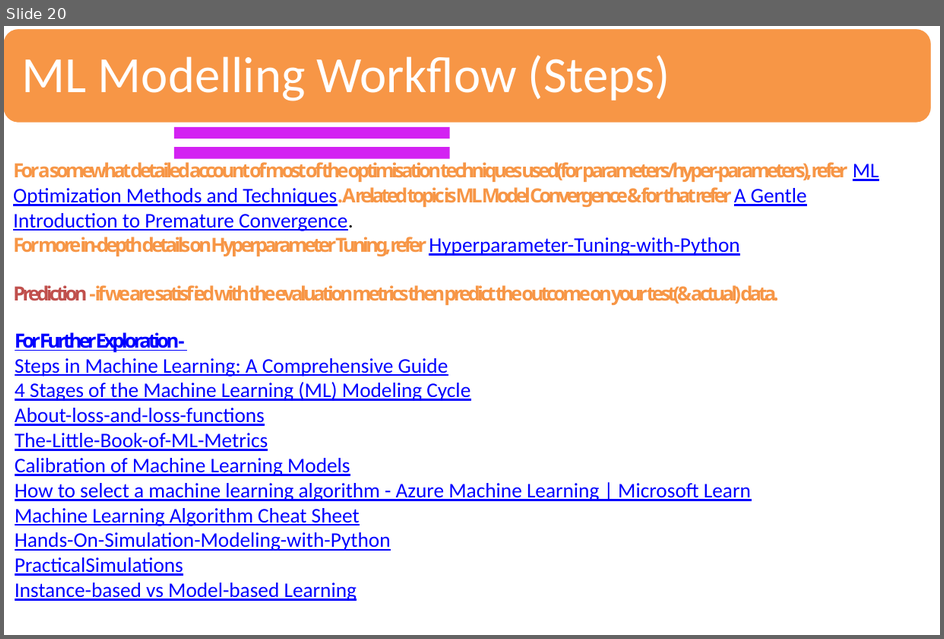
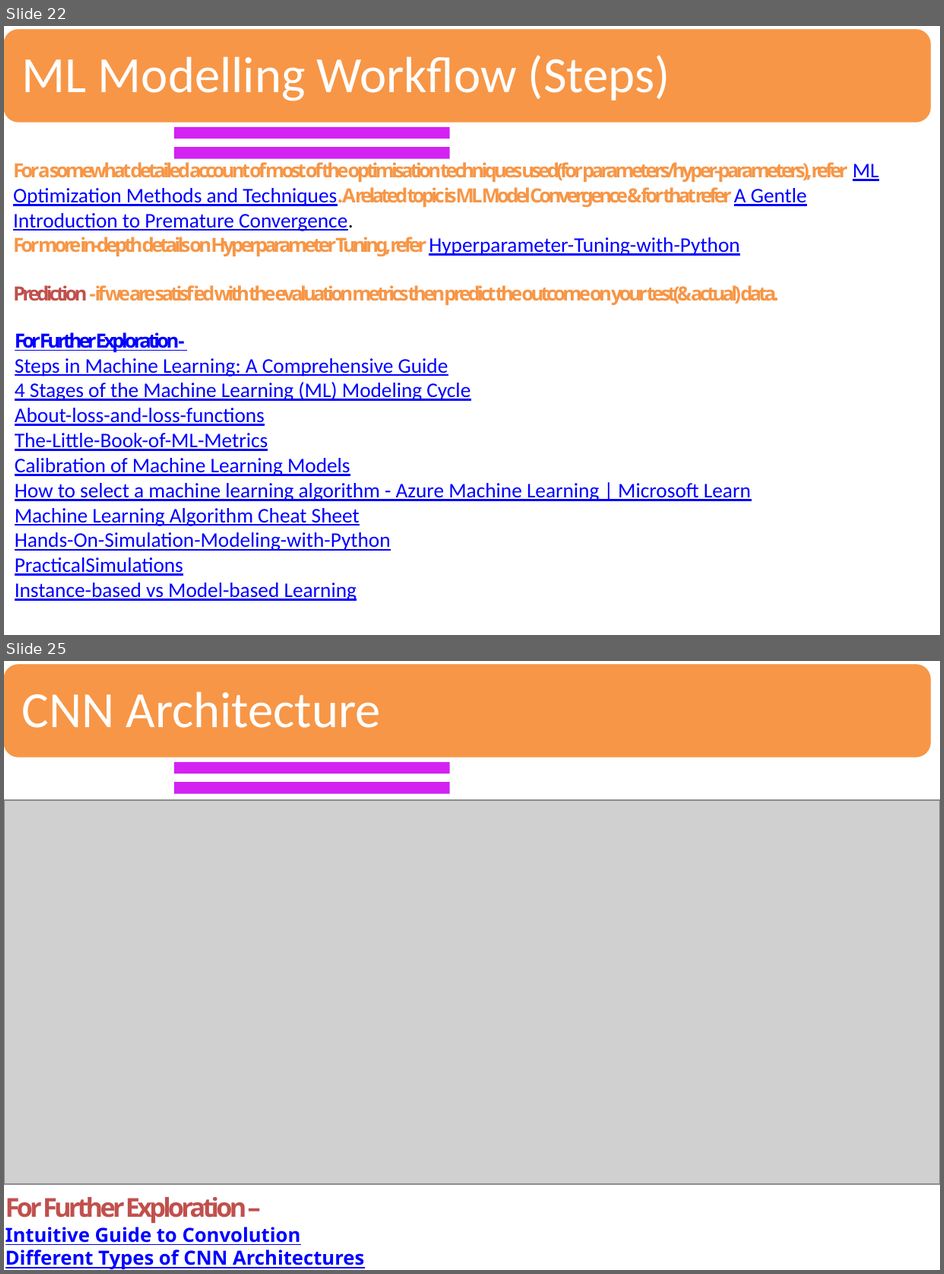
Before and after one commit to sandipray63in/Some_Self_Learning_Decks, a slide deck: AI, ML, DL & Related Topics(WIP).pptx. Shown one above the other, each under a label of ours: slide 20 before the commit, slides 22 and 25 after it; the slides between them are not shown. The pictures are 944x639 and 944x1274 pixels, drawn with LibreOffice and Linux fonts; fonts in the diff are those of the drawing; grey boxes stand for pictures. Boxes give left, top, right and bottom in pixels: in the first picture for what was removed or moved away, otherwise in the second. Text is boxed around its words. In the diff, an @@ line names an element or a change of style, - is before the commit and + after.

```diff
--- a/AI, ML, DL & Related Topics(WIP).pptx
+++ b/AI, ML, DL & Related Topics(WIP).pptx
@@ slide 25 added at box(4, 661, 940, 1270), background #FFFFFF @@
@@ rounded rectangle added at box(4, 663, 933, 758), fill #F79646, outline #FFFFFF 2 pt @@
@@ text added at box(22, 691, 381, 728), 39 pt, text #FFFFFF @@
+CNN Architecture
@@ freeform shape added at box(174, 762, 451, 773), fill #D322F2 @@
@@ freeform shape added at box(174, 782, 451, 793), fill #D322F2 @@
@@ picture added at box(4, 801, 940, 1185) @@
@@ text added at box(6, 1197, 364, 1269), 15 pt, text #0000FF, bold, underline @@
+For Further Exploration –
+Intuitive Guide to Convolution
+Different Types of CNN Architectures
@@ what was slide 20 is now slide 22 @@
```
Also in this commit, not shown: 3 slides changed, 10 other slides added.
